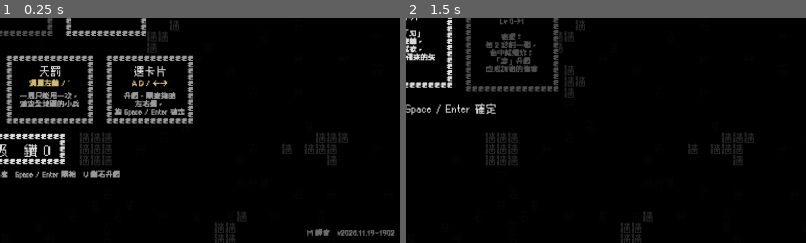
Above: before the commit, frames 1-2 (left to right).
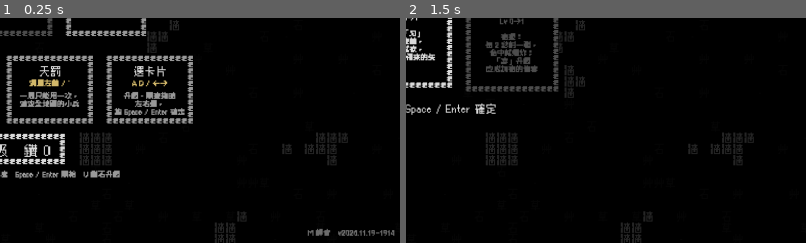
Above: after the commit, the same moments.

Repository: Scottcw1006/text-survivors
Game: Godot game, scene res://main.tscn
The game is run twice, just before and just after one commit, with the same random seed, the same clock (stepped at 60 frames per second) and the same inputs. Sound files missing from this copy of the repository are replaced by a short silence.
Inputs (mouse positions are % of the whole screen's width and height, from its top left):
- Up to frame 1 (0.25 s): no input
- Up to frame 2 (1.5 s): tap Enter at 0.5 s; move the mouse to (72, 45) at 0.52 s; hold Right (move_right) 0.53-1.25 s; tap R (reroll) at 0.6 s; click (72, 45) at 0.67 s; tap Backspace (meta_reset) at 1.25 s; drag from (30, 55) to (45, 70) at 1.27 s
The pictures show only the part of the screen within x 50-100%, y 50-100%; the shares and areas given below are measured in that part.

The runs differ from the first frame. In frame 1, 0.3% of the frame differs, in the area x 76-99%, y 93-97%; in frame 2, nothing differs.

Commit message:
地獄一般升級上限 10；鑽石升級每項多一級
Co-Authored-By: Claude Opus 5.5 <noreply@anthropic.com>

Diff:
--- a/main.gd
+++ b/main.gd
@@ -280,6 +280,7 @@
 const XP_FIRST_LEVEL := 6           # 升到 2 級要幾個金
 const XP_STEP := 4                  # 之後每級多要幾個
 const UPGRADE_MAX_LEVEL := 7          # 一般升級（力、疾…）每種最多幾級
+const UPGRADE_MAX_LEVEL_HELL := 10    # 地獄難度的上限
 ## who：all = 兩個角色都有，否則只給那個角色
 const UPGRADES := [
 	{"id": "power",  "icon": "力", "name": "攻擊力",   "desc": "傷害 +20%", "who": "all"},
@@ -3117,10 +3118,15 @@
 
 
 ## 這個角色還能升的選項
+## 一般升級每種最多幾級（地獄比較高）
+func _upgrade_max() -> int:
+	return UPGRADE_MAX_LEVEL_HELL if DIFFICULTIES[difficulty].get("hell", false) else UPGRADE_MAX_LEVEL
+
+
 func _available_upgrades() -> Array:
 	var who: String = CHARACTERS[character].glyph
 	return UPGRADES.filter(func(u: Dictionary) -> bool:
-		return (u.who == "all" or u.who == who) and upgrade_levels.get(u.id, 0) < UPGRADE_MAX_LEVEL)
+		return (u.who == "all" or u.who == who) and upgrade_levels.get(u.id, 0) < _upgrade_max())
 
 
 func _open_level_up() -> void:
--- a/meta.gd
+++ b/meta.gd
@@ -14,16 +14,16 @@
 ## 鑽石升級的項目：id、名稱、最高等級、每一級要幾個 鑽
 ## 一般升級的 id 跟 main.gd 的 UPGRADES 一樣（power、haste…），前面加 "up_"
 const ITEMS := [
-	{"id": "up_power",  "icon": "力", "name": "攻擊力",   "max": 3, "cost": [1, 1, 1]},
-	{"id": "up_haste",  "icon": "疾", "name": "攻擊速度", "max": 3, "cost": [1, 1, 1]},
+	{"id": "up_power",  "icon": "力", "name": "攻擊力",   "max": 4, "cost": [1, 1, 1, 1]},
+	{"id": "up_haste",  "icon": "疾", "name": "攻擊速度", "max": 4, "cost": [1, 1, 1, 1]},
 	# 穿／廣：同一項，人開局升「穿」、刀開局升「廣」
-	{"id": "up_pierce_reach", "icon": "穿", "name": "穿透／斬擊範圍", "max": 3, "cost": [1, 1, 1]},
-	{"id": "up_speed",  "icon": "速", "name": "移動速度", "max": 3, "cost": [1, 1, 1]},
-	{"id": "up_vital",  "icon": "體", "name": "體魄",     "max": 3, "cost": [1, 1, 1]},
-	{"id": "up_magnet", "icon": "磁", "name": "吸金",     "max": 3, "cost": [1, 1, 1]},
-	{"id": "up_focus",  "icon": "息", "name": "調息",     "max": 3, "cost": [1, 1, 1]},
-	{"id": "reroll",    "icon": "換", "name": "重抽次數 +3", "max": 2, "cost": [1, 1]},
-	{"id": "chest",     "icon": "寶", "name": "開局寶箱",   "max": 2, "cost": [5, 5]},
+	{"id": "up_pierce_reach", "icon": "穿", "name": "穿透／斬擊範圍", "max": 4, "cost": [1, 1, 1, 1]},
+	{"id": "up_speed",  "icon": "速", "name": "移動速度", "max": 4, "cost": [1, 1, 1, 1]},
+	{"id": "up_vital",  "icon": "體", "name": "體魄",     "max": 4, "cost": [1, 1, 1, 1]},
+	{"id": "up_magnet", "icon": "磁", "name": "吸金",     "max": 4, "cost": [1, 1, 1, 1]},
+	{"id": "up_focus",  "icon": "息", "name": "調息",     "max": 4, "cost": [1, 1, 1, 1]},
+	{"id": "reroll",    "icon": "換", "name": "重抽次數 +3", "max": 3, "cost": [1, 1, 1]},
+	{"id": "chest",     "icon": "寶", "name": "開局寶箱",   "max": 3, "cost": [5, 5, 5]},
 ]
 
 static var tokens := 0
--- a/version.gd
+++ b/version.gd
@@ -1,2 +1,2 @@
 ## 由 build_web.sh 自動產生，不要手改
-const TEXT := "v2026.11.19-1902"
+const TEXT := "v2026.11.19-1914"
Renamed: docs/game_20261119-190231.apple-touch-icon.png -> docs/game_20261119-191404.apple-touch-icon.png
Renamed: docs/game_20261119-190231.icon.png -> docs/game_20261119-191404.icon.png
Renamed: docs/game_20261119-190231.png -> docs/game_20261119-191404.png
Not shown, removed: docs/game_20261119-185337.pck
Not shown, added: docs/game_20261119-191404.audio.position.worklet.js
Not shown, added: docs/game_20261119-191404.audio.worklet.js
Not shown, added: docs/game_20261119-191404.js
Not shown, added: docs/game_20261119-191404.pck
Not shown, added: docs/game_20261119-191404.wasm
